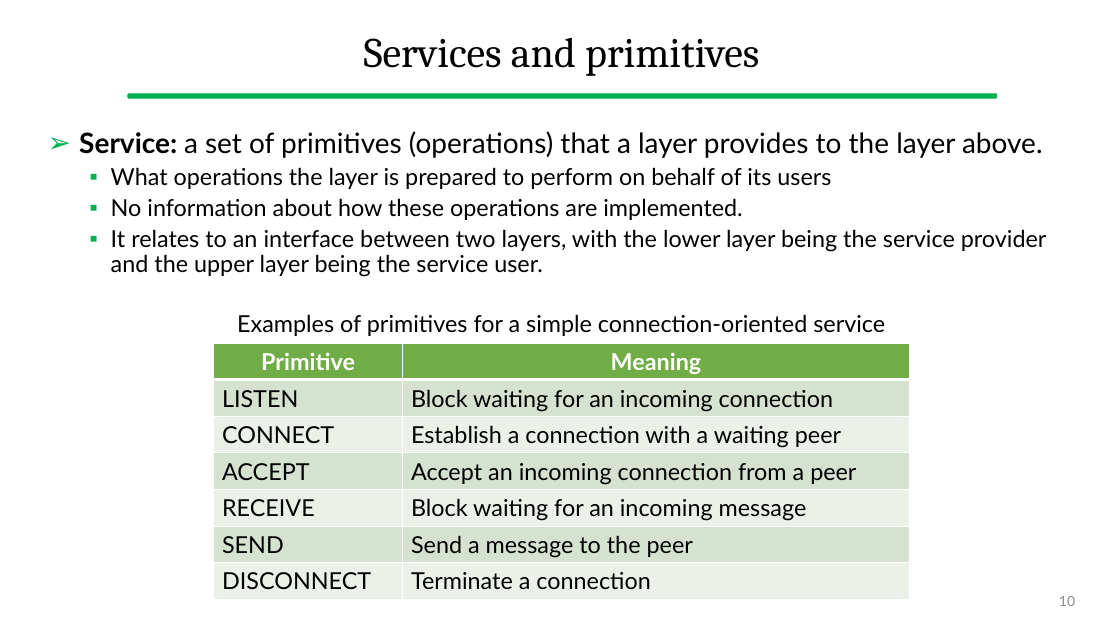
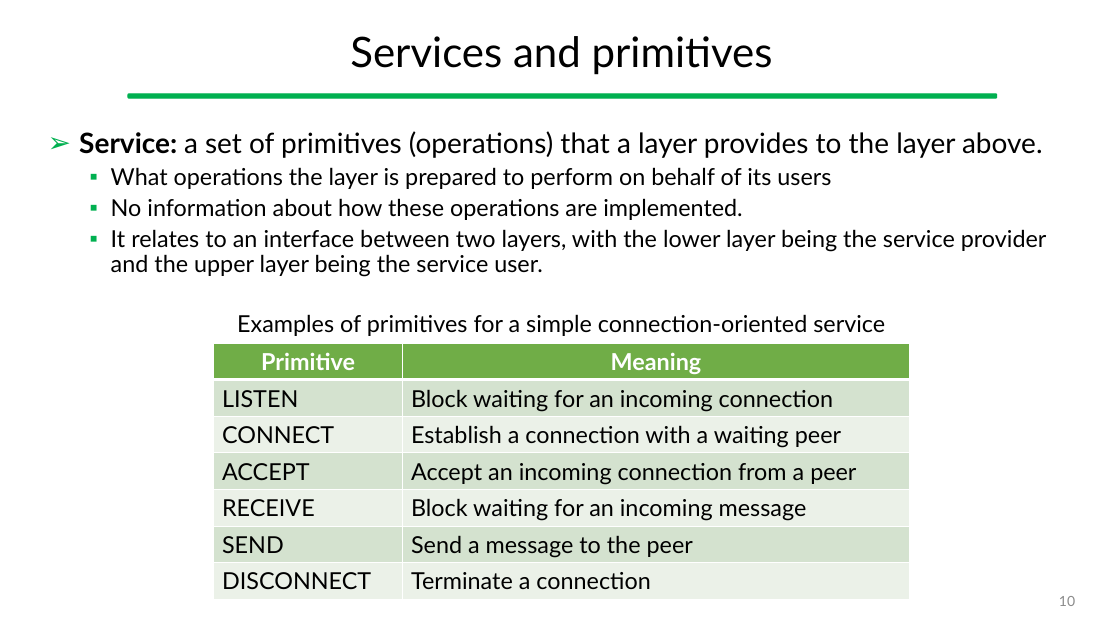
Before and after one commit to gcappon/bwthw, a slide deck: slide 10 of theory_04-fundamentals_of_computer_networks/theory_04-fundamentals_of_computer_networks.pptx. Drawn at 1120x630 pixels with LibreOffice and Linux fonts; fonts in the diff are those of the drawing. Boxes give left, top, right and bottom in pixels: in the first picture for what was removed or moved away, otherwise in the second. Text is boxed around its words. In the diff, an @@ line names an element or a change of style, - is before the commit and + after.

```diff
--- a/theory_04-fundamentals_of_computer_networks/theory_04-fundamentals_of_computer_networks.pptx
+++ b/theory_04-fundamentals_of_computer_networks/theory_04-fundamentals_of_computer_networks.pptx
@@ title "Services and primitives" at bbox=[350, 36, 773, 75]: font Cambria to Lato @@
```
Also in this commit, not shown: 3 other files.
